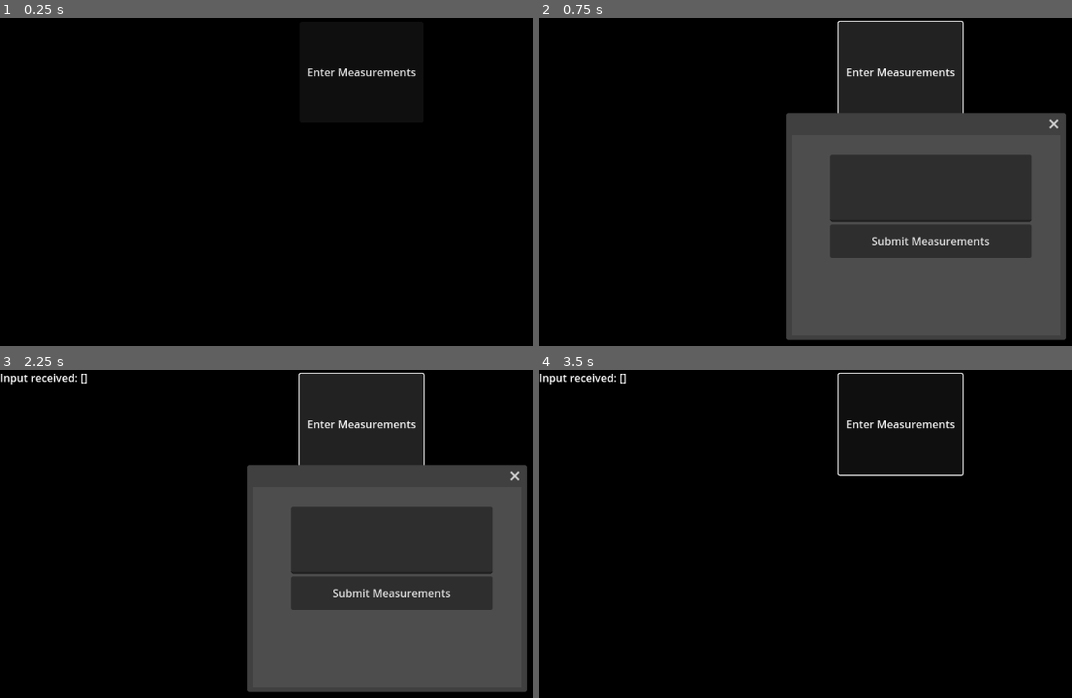
Above: before the commit, frames 1-4 (two rows, left to right).
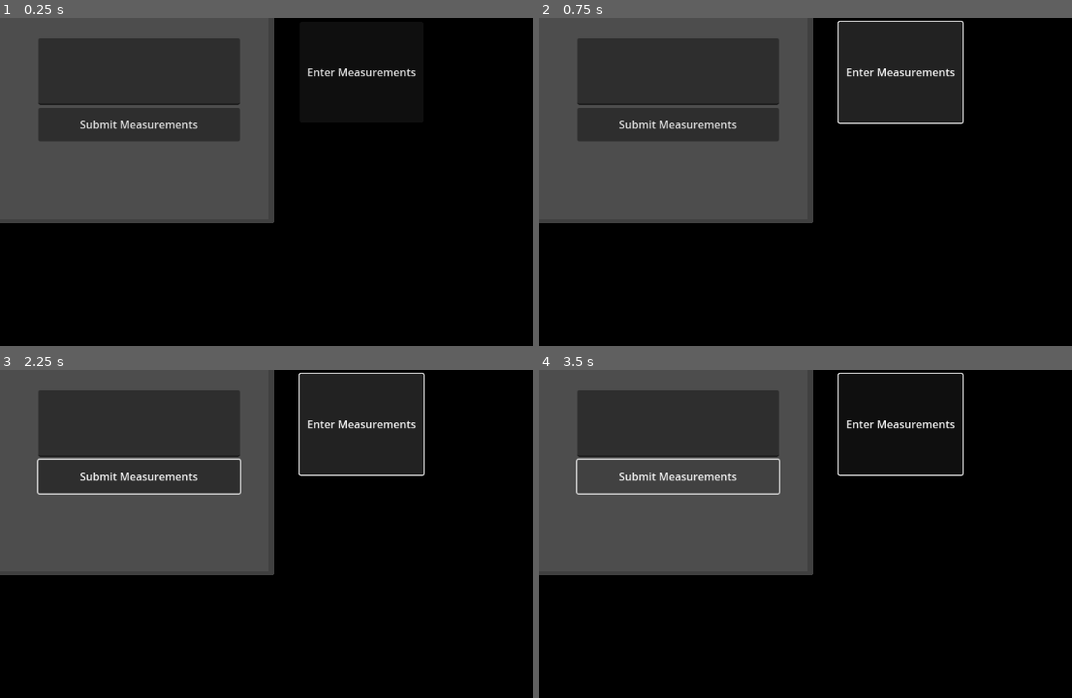
Above: after the commit, the same moments.

Repository: snguyenuno021/Team1_Capstone
Game: Godot game, scene res://House.tscn
Same seed, same stepped clock (60 frames per second), same inputs: the game is played once before the commit and once after it.
Inputs:
- Up to frame 1 (0.25 s): no input
- Up to frame 2 (0.75 s): click "Enter Measurements" at 0.5 s
- Up to frame 3 (2.25 s): click "Submit Measurements" at 1.25 s; click "Enter Measurements" at 2 s
- Up to frame 4 (3.5 s): click "Submit Measurements" at 2.75 s

The runs differ from the first frame. In frame 1, 32% of the frame differs, in the area x 0-52%, y 0-63%; in frame 2, 65%, in the area x 0-99%, y 0-99%; in frame 3, 65%; in frame 4, 32%.
Error after the commit: Parse Error: Unindent doesn't match the previous indentation level. (res://UI)

Commit message:
Persist room measurements to SQLite DB in UI Godot.gd
Save room measurements when the user submits them

Diff:
--- a/UI Godot.gd
+++ b/UI Godot.gd
@@ -36,6 +36,19 @@
 	emit_signal("sides_input", side_lengths)
 
 	input_popup.hide()  # Hide popup after confirming
+ if side_lengths.size() >= 2:
+        var length = side_lengths[0]
+        var width  = side_lengths[1]
+        # use your fixed room_height or pull it from your extruder:
+        var height = 5.0
+        FurnitureDB.add_furniture(
+            "Room",      # a name
+            length,      # width
+            width,       # depth
+            height,      # height
+            "room",      # type
+            "res://House.tscn"  # scene or identifier
+        )
 
 func _on_input_popup_close_requested():
 	input_popup.hide()  # Handle clicking the "X" in the popup title bar
